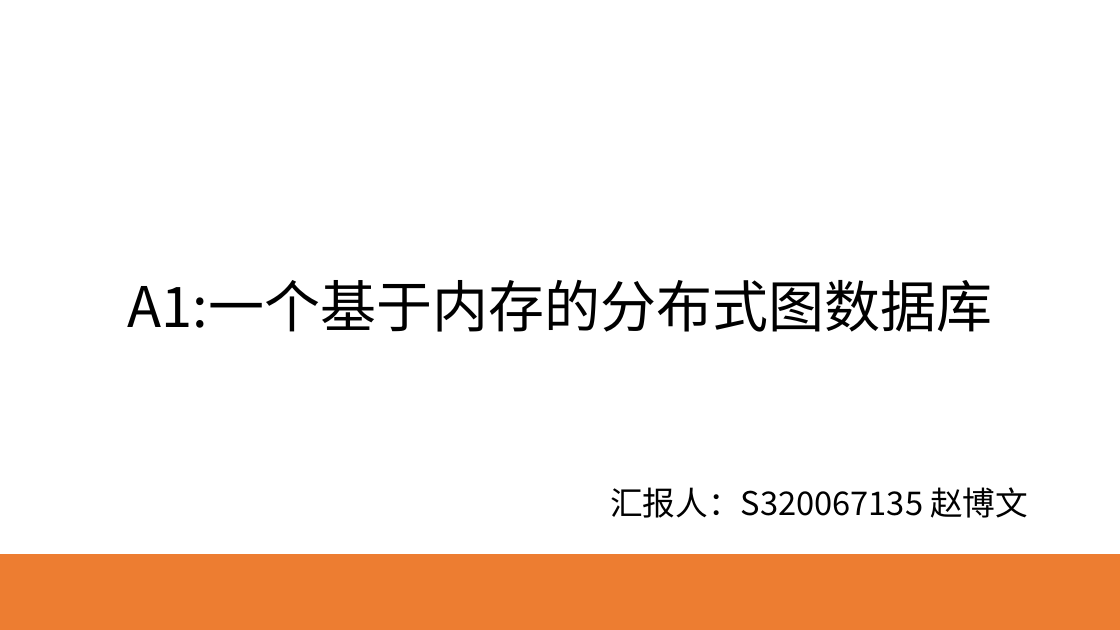
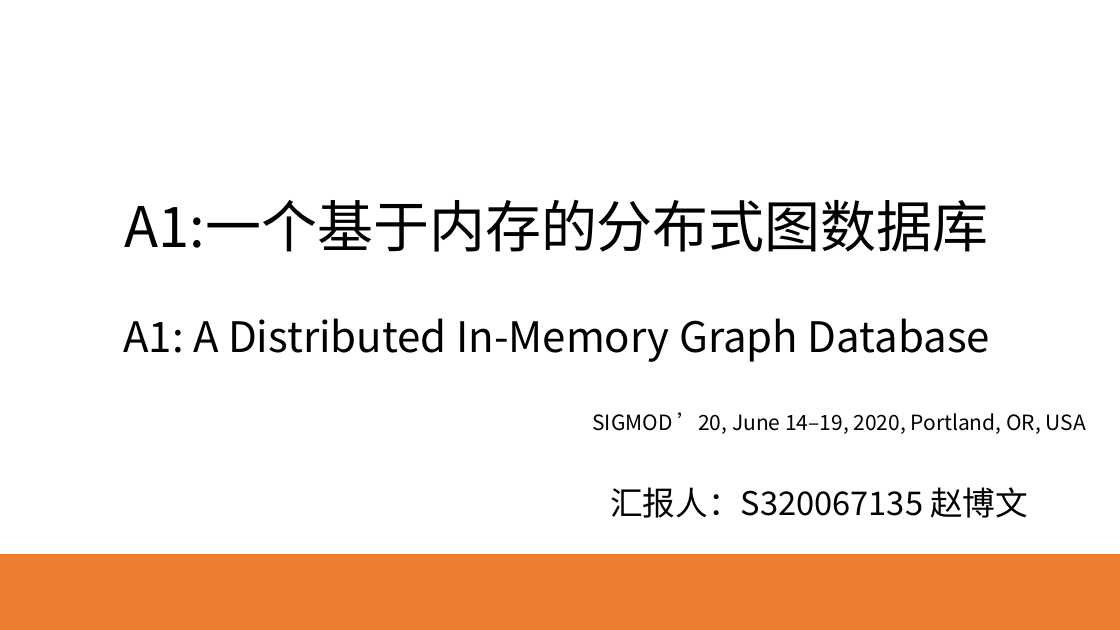
Before and after one commit to HEU-CS/new-database-Yeecoder, a slide deck: slide 1 of S320067135赵博文.pptx. Drawn at 1120x630 pixels with LibreOffice and Linux fonts; fonts in the diff are those of the drawing. Boxes give left, top, right and bottom in pixels: in the first picture for what was removed or moved away, otherwise in the second. Text is boxed around its words. In the diff, an @@ line names an element or a change of style, - is before the commit and + after.

```diff
--- a/S320067135赵博文.pptx
+++ b/S320067135赵博文.pptx
@@ subtitle "A1:一个基于内存的分布式图数据库": place and size @@
-subtitle "A1:一个基于内存的分布式图数据库" at (128,280,993,332)
+subtitle "A1:一个基于内存的分布式图数据库" at (124,200,989,252)
@@ text added at (123,318,990,362), 36 pt, text #000000 @@
+A1: A Distributed In-Memory Graph Database
@@ text added at (592,412,1086,434), 18 pt, text #000000 @@
+SIGMOD ’20, June 14–19, 2020, Portland, OR, USA
```
Also in this commit, not shown: 1 other slide changed, 1 other file.
